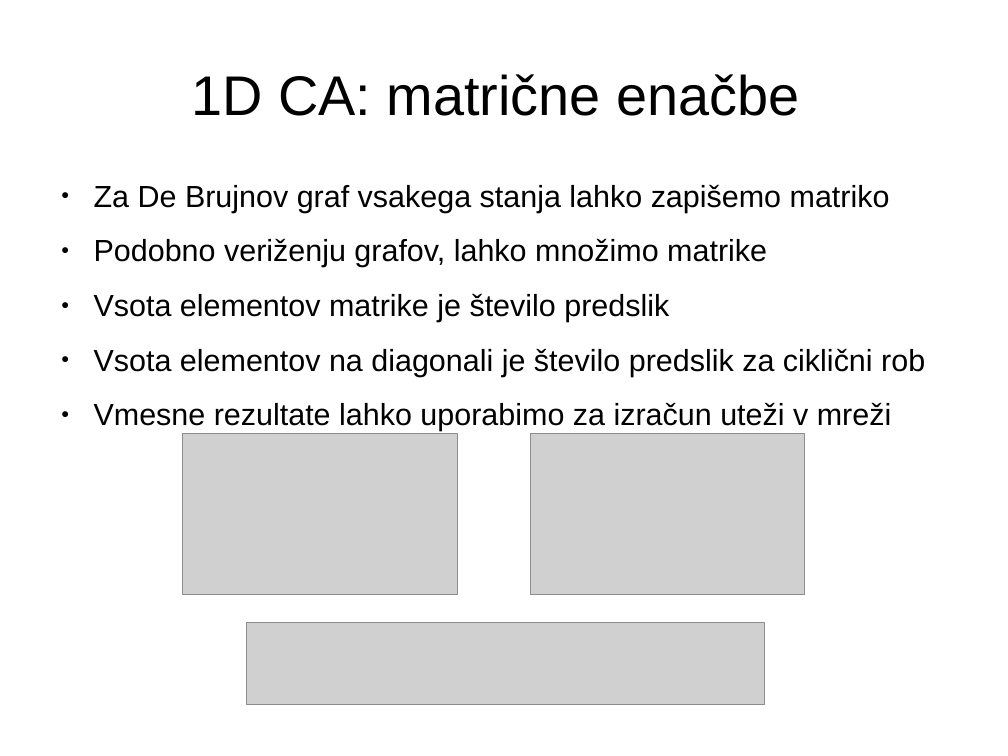
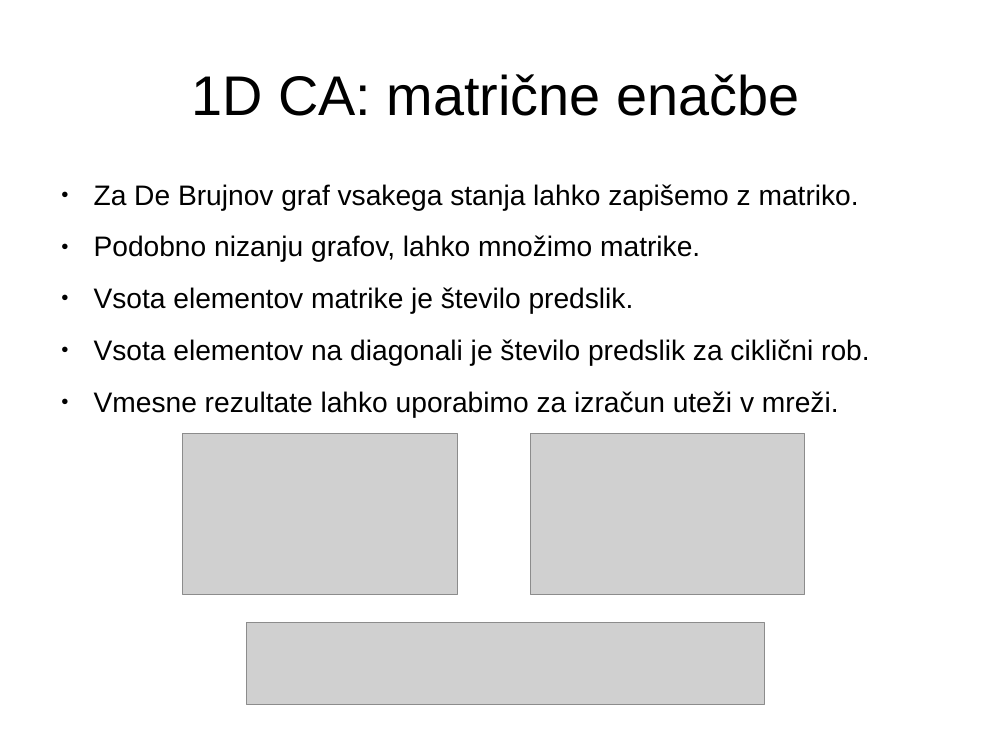
Before and after one commit to jeras/fri-latex-templates, a slide deck: slide 8 of predstavitev/predstavitev.odp. Drawn at 1008x756 pixels with LibreOffice and Linux fonts; fonts in the diff are those of the drawing; grey boxes stand for pictures. Boxes give left, top, right and bottom in pixels: in the first picture for what was removed or moved away, otherwise in the second. Text is boxed around its words. In the diff, an @@ line names an element or a change of style, - is before the commit and + after.

```diff
--- a/predstavitev/predstavitev.odp
+++ b/predstavitev/predstavitev.odp
@@ text at <box>94,184,870,417</box>: text changed; size 24 to 22.2 pt @@
-● Za De Brujnov graf vsakega stanja lahko zapišemo matriko
-● Podobno veriženju grafov, lahko množimo matrike
-● Vsota elementov matrike je število predslik
-● Vsota elementov na diagonali je število predslik za ciklični rob
-● Vmesne rezultate lahko uporabimo za izračun uteži v mreži
+● Za De Brujnov graf vsakega stanja lahko zapišemo z matriko.
+● Podobno nizanju grafov, lahko množimo matrike.
+● Vsota elementov matrike je število predslik.
+● Vsota elementov na diagonali je število predslik za ciklični rob.
+● Vmesne rezultate lahko uporabimo za izračun uteži v mreži.
```
Also in this commit, not shown: 16 other slides changed, 6 slides added, 6 other files.
